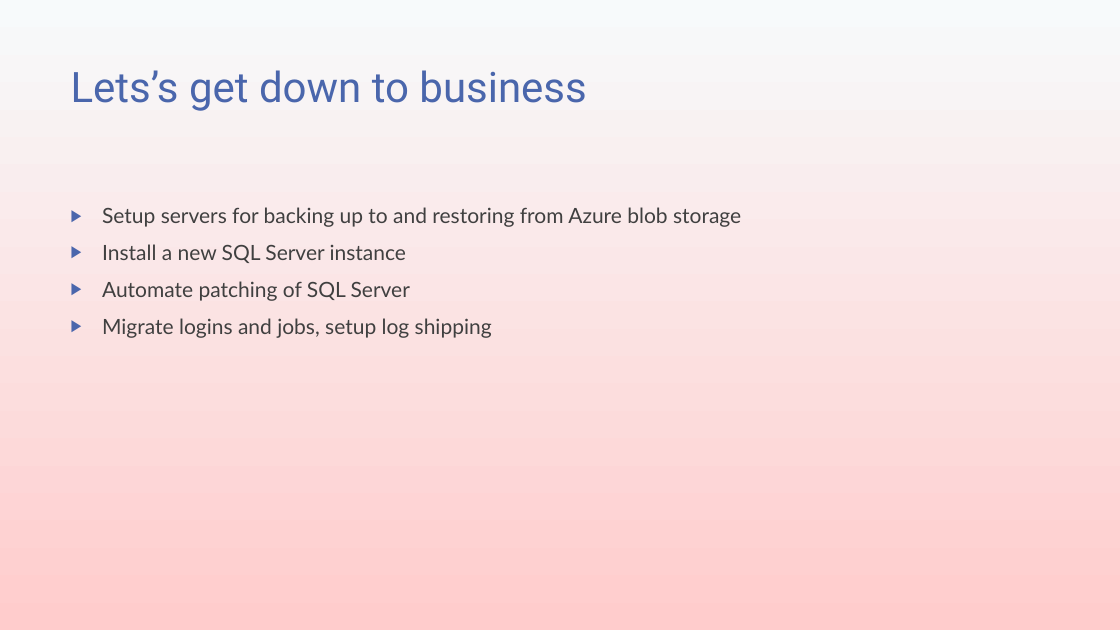
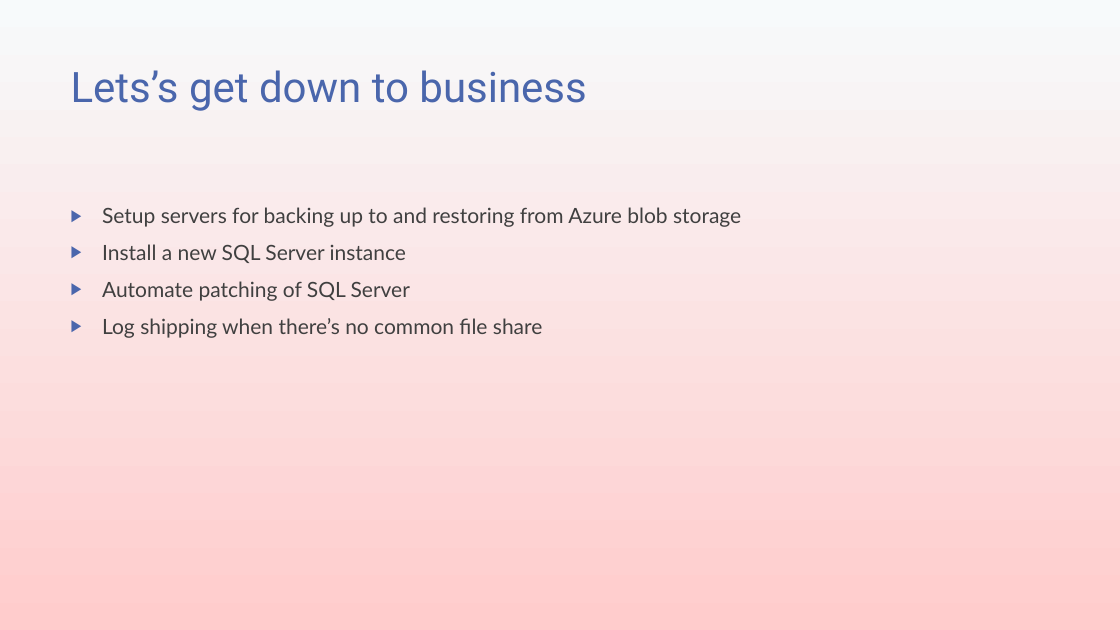
Before and after one commit to transmokopter/Presentations, a slide deck: slide 11 of ILoveDBATools/ILoveDBATools.pptx (slide 12 before the commit). Drawn at 1120x630 pixels with LibreOffice and Linux fonts; fonts in the diff are those of the drawing; background and template pictures are left out. Boxes give left, top, right and bottom in pixels: in the first picture for what was removed or moved away, otherwise in the second. Text is boxed around its words. In the diff, an @@ line names an element or a change of style, - is before the commit and + after.

```diff
--- a/ILoveDBATools/ILoveDBATools.pptx
+++ b/ILoveDBATools/ILoveDBATools.pptx
@@ text at box(102, 318, 543, 338): text changed @@
-▶ Migrate logins and jobs, setup log shipping
+▶ Log shipping when there’s no common file share
```
Also in this commit, not shown: 7 other slides changed, 1 slide added, 3 slides removed, 2 other files.
